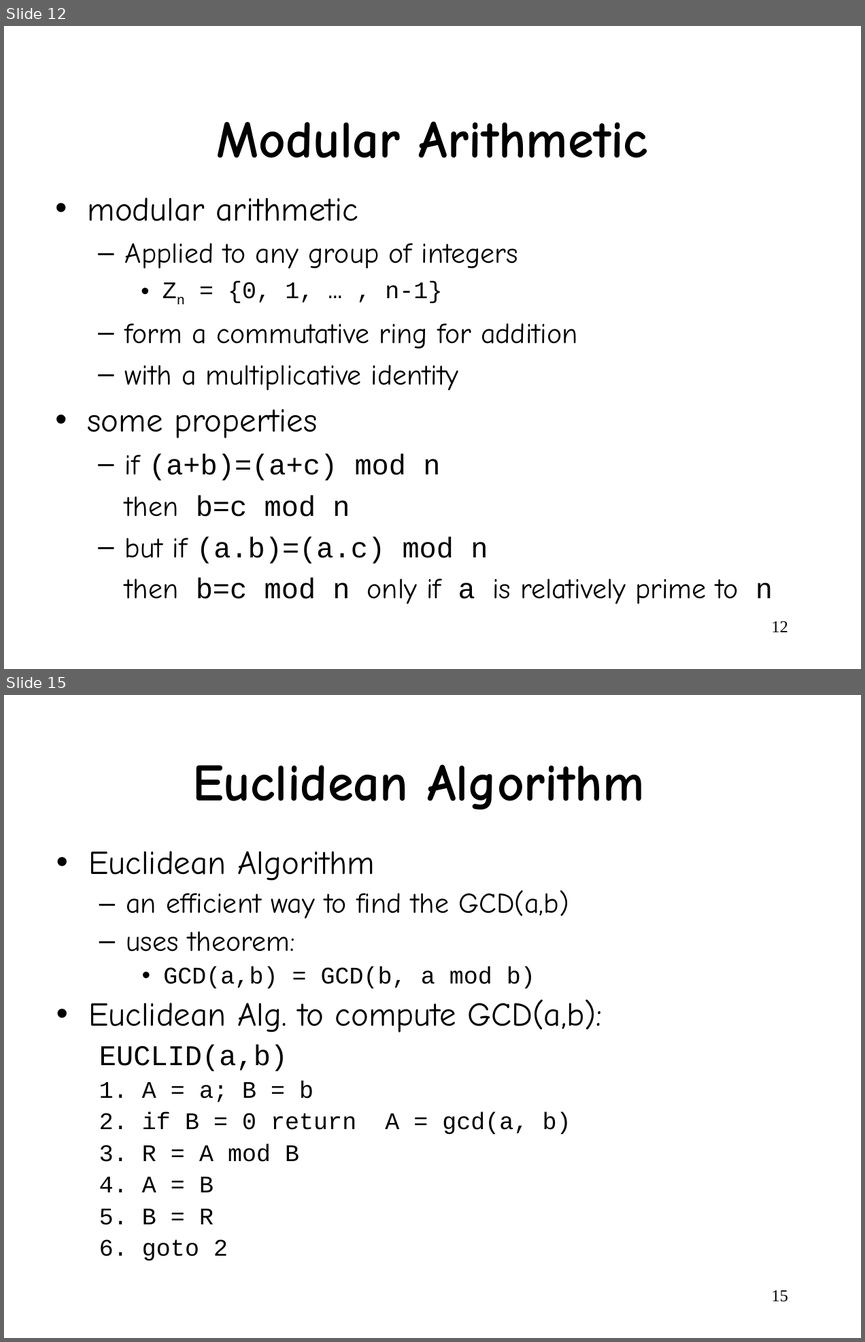
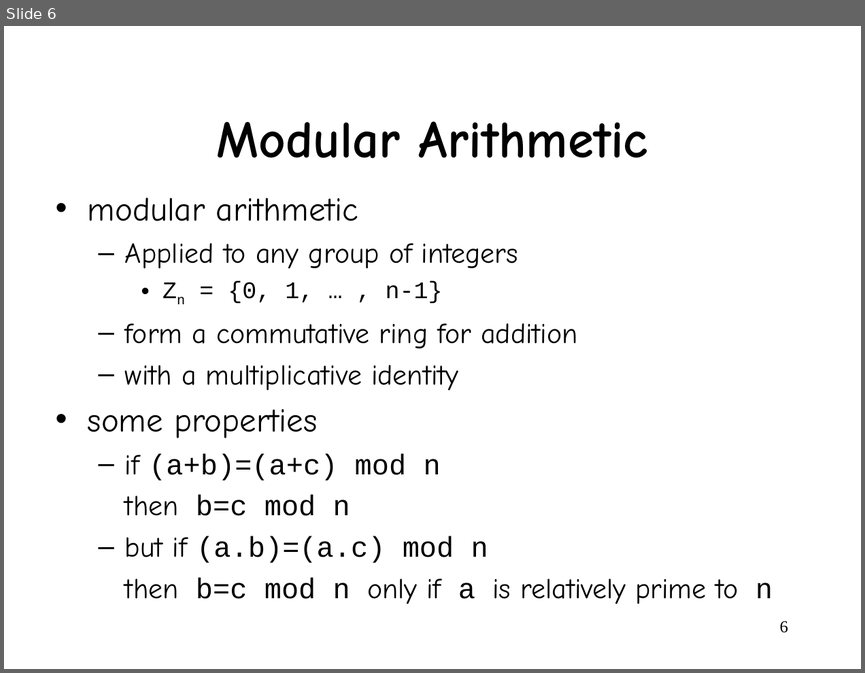
Before and after one commit to wangjin0818/Network_Security, a slide deck: week 04/Chapter 3.ppt. Shown one above the other, each under a label of ours: slides 12 and 15 before the commit, slide 6 after it; the slides between them are not shown. The pictures are 865x1342 and 865x673 pixels, drawn with LibreOffice and Linux fonts; fonts in the diff are those of the drawing. Boxes give left, top, right and bottom in pixels: in the first picture for what was removed or moved away, otherwise in the second. Text is boxed around its words. In the diff, an @@ line names an element or a change of style, - is before the commit and + after.

```diff
--- a/week 04/Chapter 3.ppt
+++ b/week 04/Chapter 3.ppt
@@ slide 15 removed at (4,695,861,1338), background #FFFFFF @@
@@ title removed at (192,764,645,810) @@
-Euclidean Algorithm
@@ text removed at (88,851,602,1261) @@
-• Euclidean Algorithm
-  – an efficient way to find the GCD(a,b)
-  – uses theorem:
-    • GCD(a,b) = GCD(b, a mod b)
-• Euclidean Alg. to compute GCD(a,b):
-  EUCLID(a,b)
-  1. A = a; B = b
-  2. if B = 0 return A = gcd(a, b)
-  3. R = A mod B
-  4. A = B
-  5. B = R
-  6. goto 2
@@ page number removed at (771,1290,788,1302) @@
-15
@@ what was slide 12 is now slide 6 @@
@@ page number at (780,620,788,633): text changed @@
-12
+6
```
Also in this commit, not shown: 34 other slides removed, 1 other file.
